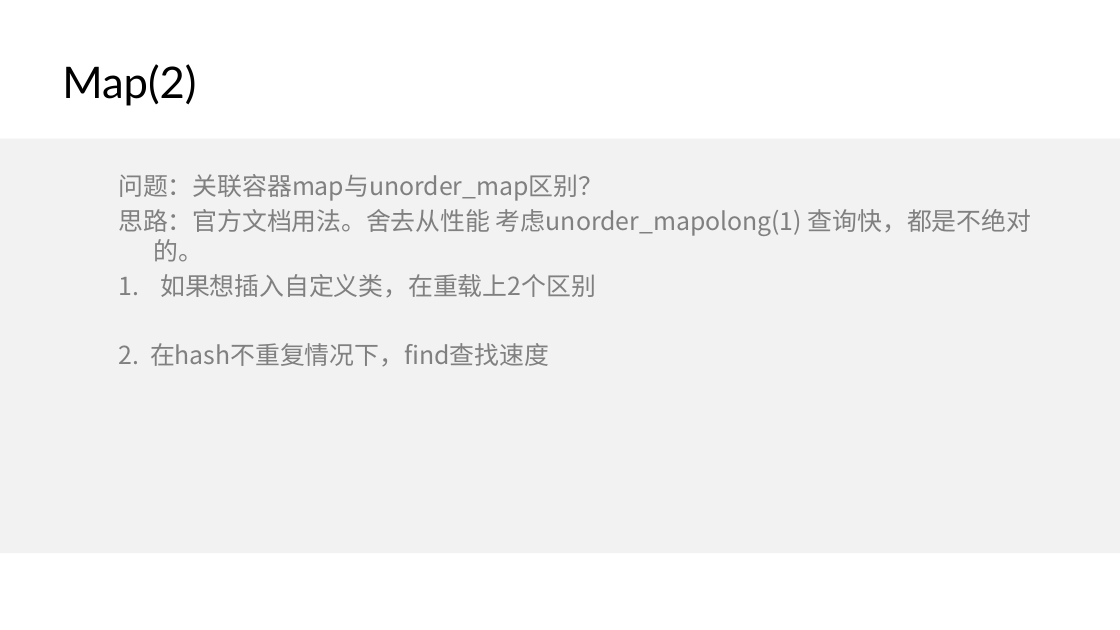
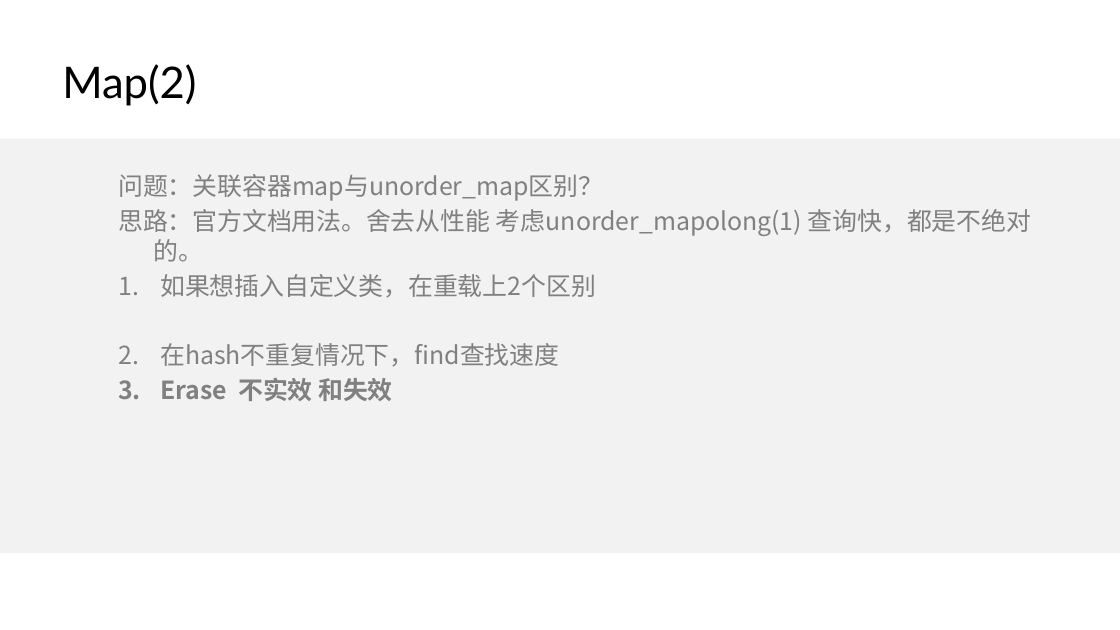
Before and after one commit to wangcy6/weekly, a slide deck: slide 9 of KM/ppt/2019_c++_index.pptx. Drawn at 1120x630 pixels with LibreOffice and Linux fonts; fonts in the diff are those of the drawing; background and template pictures are left out. Boxes give left, top, right and bottom in pixels: in the first picture for what was removed or moved away, otherwise in the second. Text is boxed around its words. In the diff, an @@ line names an element or a change of style, - is before the commit and + after.

```diff
--- a/KM/ppt/2019_c++_index.pptx
+++ b/KM/ppt/2019_c++_index.pptx
@@ text at [160,343,559,401]: text changed @@
-  2. 在hash不重复情况下，find查找速度
+  2. 在hash不重复情况下，find查找速度
+  3. Erase 不实效 和失效
```
Also in this commit, not shown: 3 other slides changed, 9 other files.
